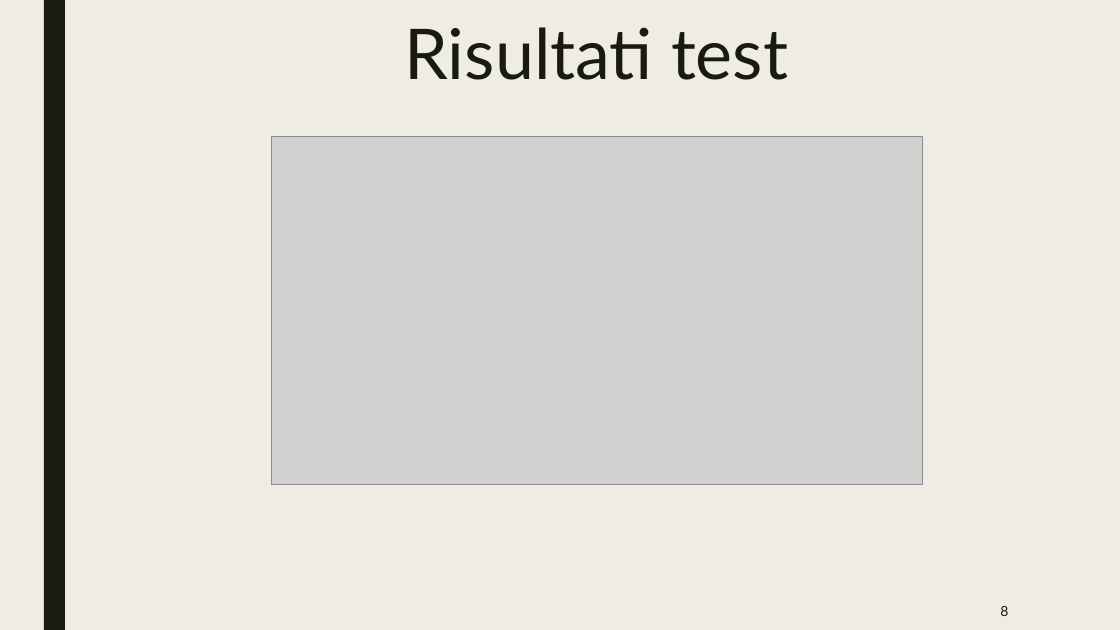
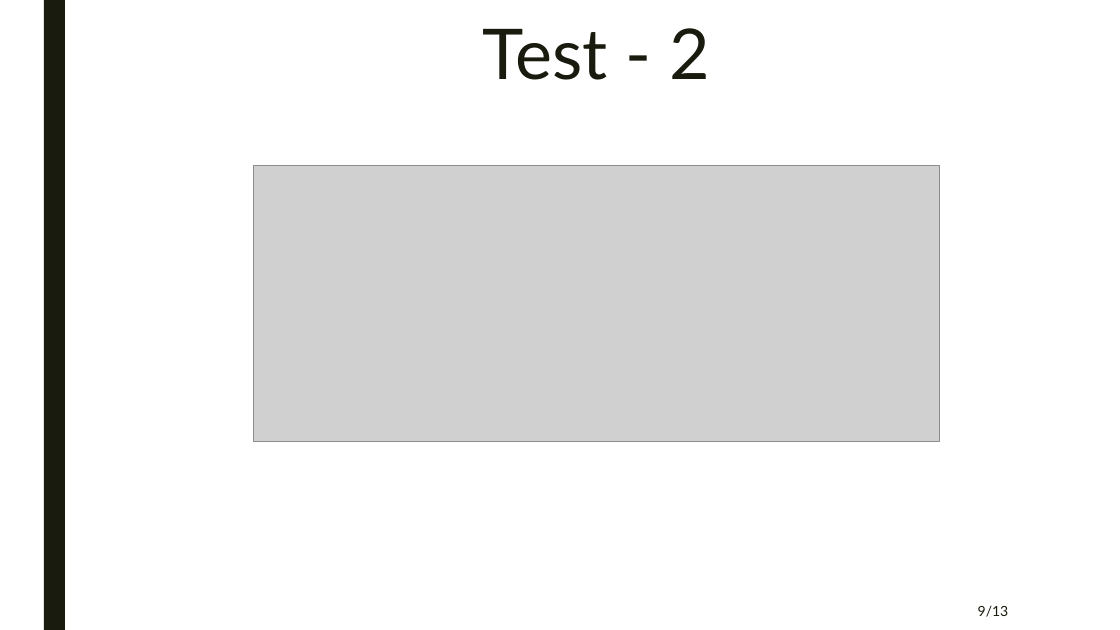
Before and after one commit to team404swe/Documenti, a slide deck: slide 10 of presentazione/RA/presentazioneRA.pptx (slide 9 before the commit). Drawn at 1120x630 pixels with LibreOffice and Linux fonts; fonts in the diff are those of the drawing; grey boxes stand for pictures. Boxes give left, top, right and bottom in pixels: in the first picture for what was removed or moved away, otherwise in the second. Text is boxed around its words. In the diff, an @@ line names an element or a change of style, - is before the commit and + after.

```diff
--- a/presentazione/RA/presentazioneRA.pptx
+++ b/presentazione/RA/presentazioneRA.pptx
@@ background #EFEDE3 to #FFFFFF @@
@@ title at box(483, 28, 711, 80): text changed @@
-Risultati test
+Test - 2
@@ picture: place and size @@
-picture at box(271, 136, 923, 484)
+picture at box(254, 166, 940, 442)
@@ page number at box(978, 606, 1009, 617): text changed @@
-8
+9/13
```
Also in this commit, not shown: 10 other slides changed, 3 slides added, 1 slide removed.
